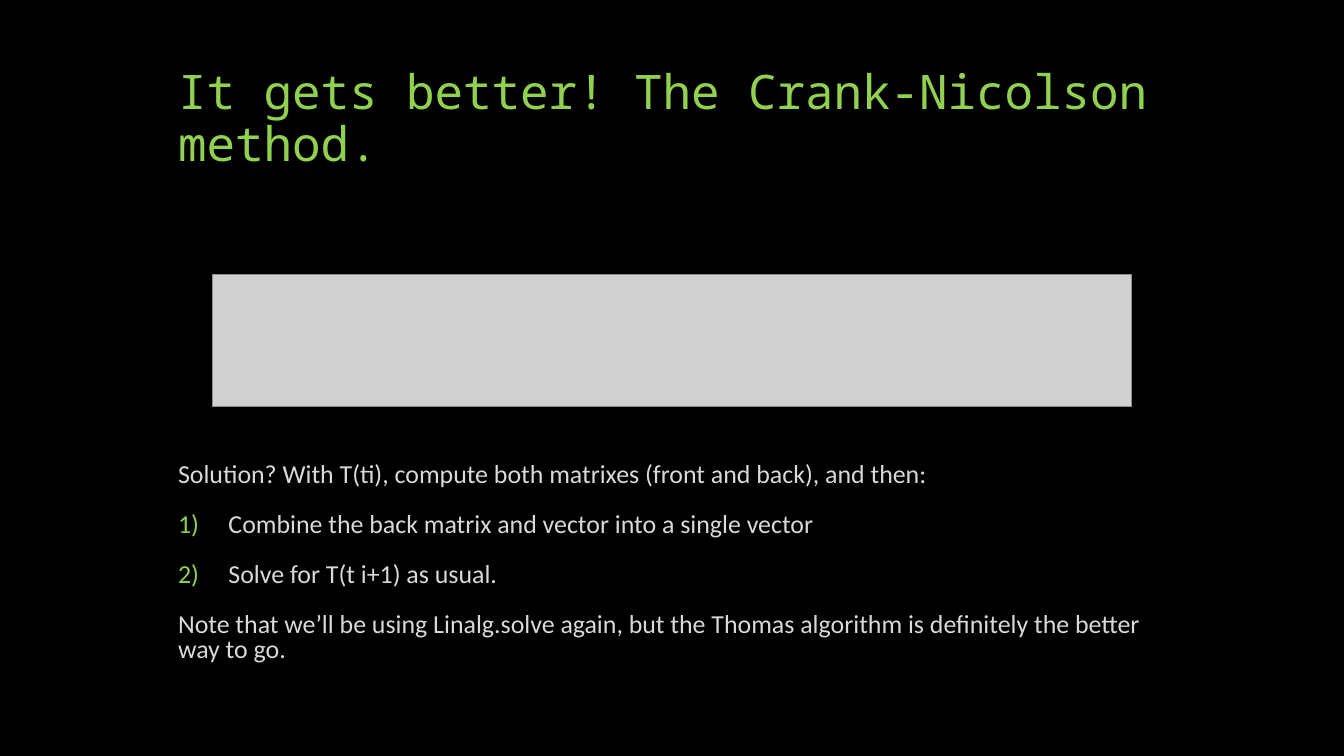
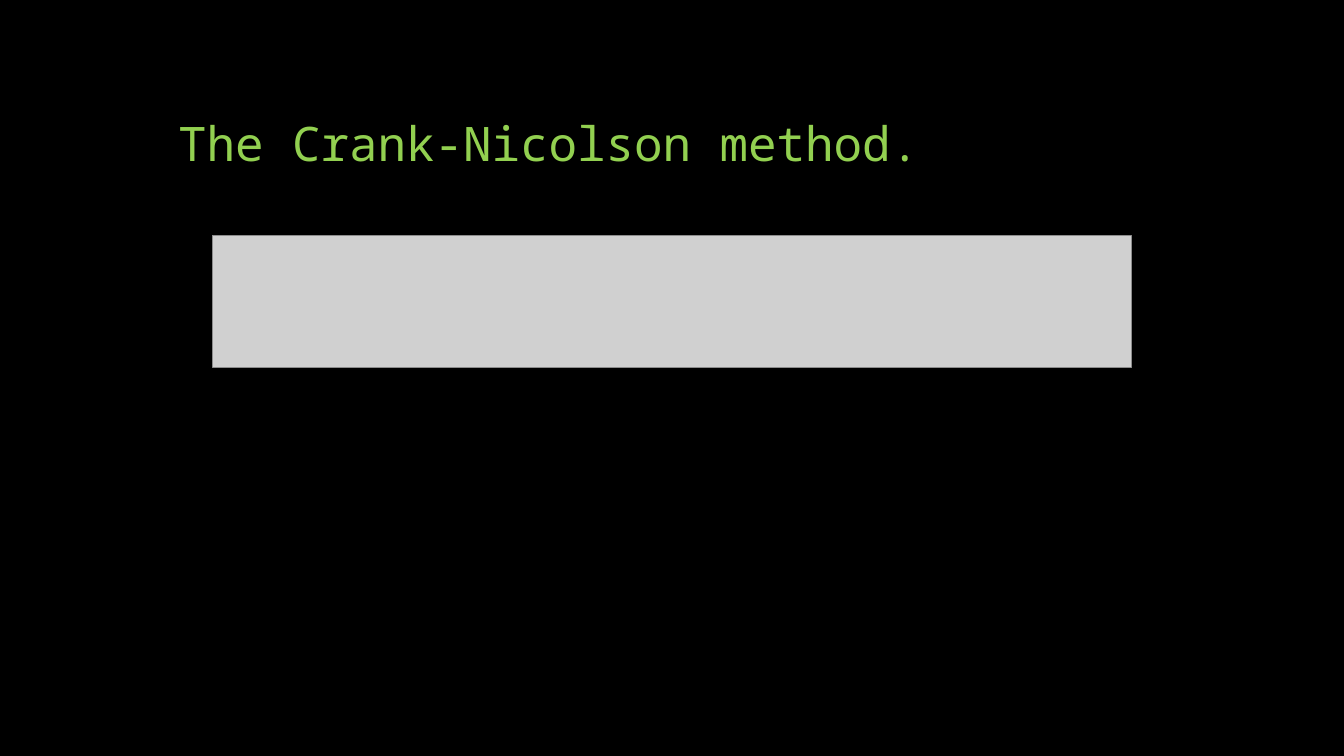
Before and after one commit to phys3112/Tutorials-with-Matt, a slide deck: slide 7 of Tutorial 7 Time Dependent.pptx (slide 6 before the commit). Drawn at 1344x756 pixels with LibreOffice and Linux fonts; fonts in the diff are those of the drawing; grey boxes stand for pictures. Boxes give left, top, right and bottom in pixels: in the first picture for what was removed or moved away, otherwise in the second. Text is boxed around its words. In the diff, an @@ line names an element or a change of style, - is before the commit and + after.

```diff
--- a/Tutorial 7 Time Dependent.pptx
+++ b/Tutorial 7 Time Dependent.pptx
@@ title at [178, 125, 920, 162]: text changed @@
-It gets better! The Crank-Nicolson method.
+The Crank-Nicolson method.
@@ picture: place and size @@
-picture at [213, 275, 1131, 407]
+picture at [213, 235, 1131, 367]
@@ text removed at [178, 464, 1139, 663] @@
-Solution? With T(ti), compute both matrixes (front and back), and then:
-1) Combine the back matrix and vector into a single vector
-2) Solve for T(t i+1) as usual.
-Note that we’ll be using Linalg.solve again, but the Thomas algorithm is definitely the better way to go.
```
Also in this commit, not shown: 1 slide added, 2 other files.
